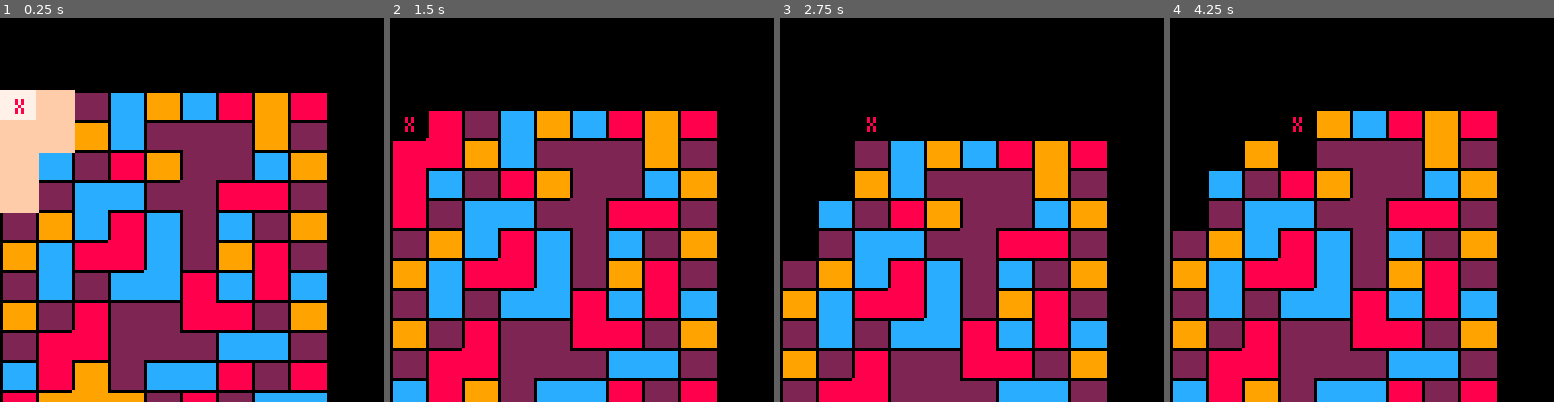
Above: before the commit, frames 1-4 (left to right).
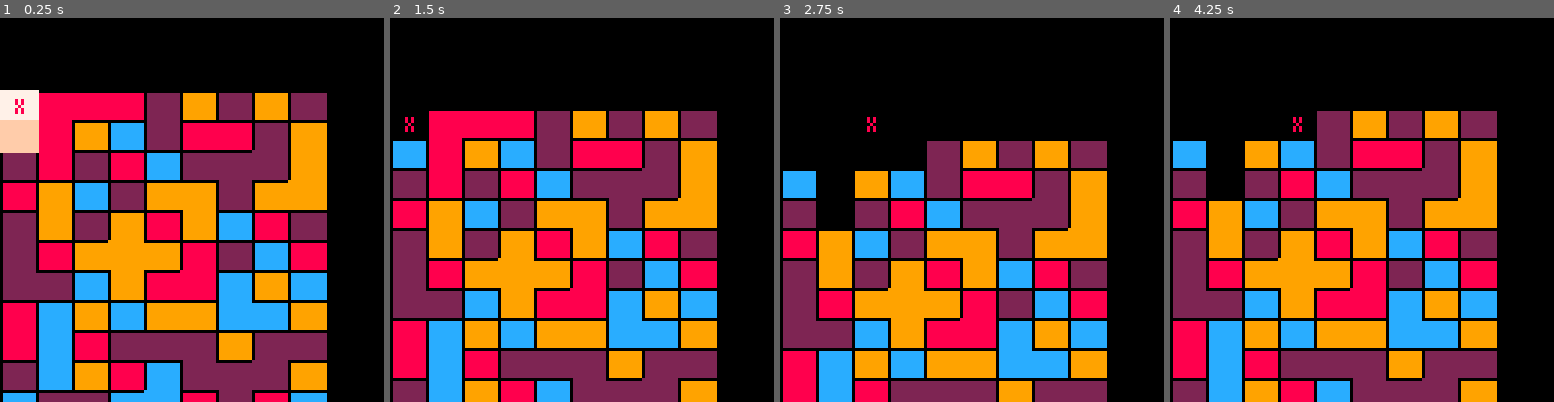
Above: after the commit, the same moments.

Repository: paloblanco/digger
Game: PICO-8 cartridge dig22.p8
Same seed, same stepped clock (60 frames per second), same inputs: the game is played once before the commit and once after it.
Inputs:
- Up to frame 1 (0.25 s): no input
- Up to frame 2 (1.5 s): tap X (X key) at 0.33, 1.07 s; tap O (Z key) at 0.7 s
- Up to frame 3 (2.75 s): hold Right 1.6-2.1 s; tap O (Z key) at 1.7, 2.1, 2.5 s; tap X (X key) at 1.85 s; hold Up 2.15-2.42 s; hold Right from 2.47 s (still down)
- Up to frame 4 (4.25 s): tap O (Z key) every 0.4 s from 2.9 to 4.1 s; tap X (X key) at 2.97, 4.08 s; release Right at 3.03 s; hold Left 3.08-3.58 s; hold Down 3.63-3.97 s; hold Right from 4.02 s (still down)

The runs differ from the first frame. In frame 1, 44% of the frame differs, in the area x 0-86%, y 18-100%; in frame 2, 40%; in frame 3, 36%; in frame 4, 39%.

Commit message:
looks like i got it!

Diff:
--- a/main.lua
+++ b/main.lua
@@ -51,29 +51,44 @@
     self.belowme = {}
     self.stable = true
     self.calling = false -- true if currently checking stability
-    self.dependent = false
+    self.confirmed = true -- have I confirmed recently that you are stable?
     self.timer = 2
 end
 
 function cluster:check_stable()
-    --self.calling = true -- this only gets called once a cluster
-    if (not self.stable) return
-    if #self.belowme < 1 then
-        self.stable = false
-    else
-        local stable = false
-        for each in all(self.belowme) do
-            if (each.stable) then
-                stable=true
-            end
-        end
-        if not stable then
-            self.stable = false
-            for b in all(self.aboveme) do
-                b:check_stable()
-            end
-        end
-    end
+    printh("checking stable")
+    local stable = false
+    self.calling=true -- flag the first time I am checked
+    self:highlight()
+    flip()
+    for each in all(self.belowme) do
+        if each.calling then
+            do end -- break out of a circular reference
+        elseif (each.confirmed and each.stable) or each.color==5 then
+            stable = true
+            self.stable=true
+            self:set_confirmed(true)
+            printh("true")
+            return true
+        -- else
+        --     stable = each:check_stable()
+        --     if stable then
+        --         self.stable=true
+        --         self:set_confirmed(true)
+        --         return true
+        --     end
+        end
+    end
+
+    if not stable then
+        printh("was not stable")
+        for each in all(self.aboveme) do
+            if ((not each.confirmed) and (not each.calling)) each:check_stable()
+        end
+    end
+
+    self.stable=stable
+    return self.stable
 end
 
 function cluster:add_blocks(x,y)
@@ -104,8 +119,8 @@
 end
 
 function cluster:add_support(other)
-    add(self.belowme,other)
-    add(other.aboveme,self)
+    if (not contains(self.belowme,other)) add(self.belowme,other)
+    if (not contains(other.aboveme,self)) add(other.aboveme,self)
 end
 
 function cluster:check_supports()
@@ -129,6 +144,17 @@
     end
 end
 
+function cluster:set_confirmed(f)
+    printh("confirming")
+    f = f or false
+    self:highlight(5)
+    flip()
+    self.confirmed = f
+    for c in all(self.aboveme) do
+        if (c.confirmed != f) c:set_confirmed(f)
+    end
+end
+
 function cluster:killme()
     for ix in all(self.blocks) do
         xx,yy = blockcoord(ix)
@@ -137,11 +163,13 @@
     end
     for b in all(self.aboveme) do
         del(b.belowme,self)
-        del(b.aboveme,self) -- ugly fix for infinite loop
-        b:check_stable()
+        b:set_confirmed(false)
     end
     for b in all(self.belowme) do
         del(b.aboveme,self)
+    end
+    for b in all(self.aboveme) do
+        b:check_stable()
     end
     del(list_clusters,self)
 end
@@ -161,9 +189,6 @@
 function link_clusters()
     for _,c in pairs(map_clusters) do
         c:check_supports()
-    end
-    for _,c in pairs(map_clusters) do
-        c:remove_loop_supports()
     end
 end
 
@@ -180,14 +205,19 @@
 end
 
 function make_map()
-    for x = 0,8,1 do
-        for y = 0,99,1 do
+    for y = 0,99,1 do
+        for x = 0,8,1 do
             n = 1+rnd(4)\1
             if (n == mg(x-1,y)) n+=16
             if (n%16 == mg(x,y-1)) n+=32
             mset(x,y,n)
         end
     end
+    y=100
+    for x = 0,8,1 do
+        mset(x,y,5)
+    end
+
 end
 
 function kill(x,y)
@@ -218,11 +248,13 @@
     if (btnp(2)) target.y -= 1
     if (btnp(3)) target.y += 1
     if (btnp(4)) then
+        printh("==========KILL========")
         local ix = blockid(target.x,target.y)
         if (map_clusters[ix]) map_clusters[ix]:killme()
     end
-    for c in all(list_clusters) do
-        c.calling = false
+    for each in all(list_clusters) do
+        each.confirmed=true
+        each.calling=false
     end
 end
 
